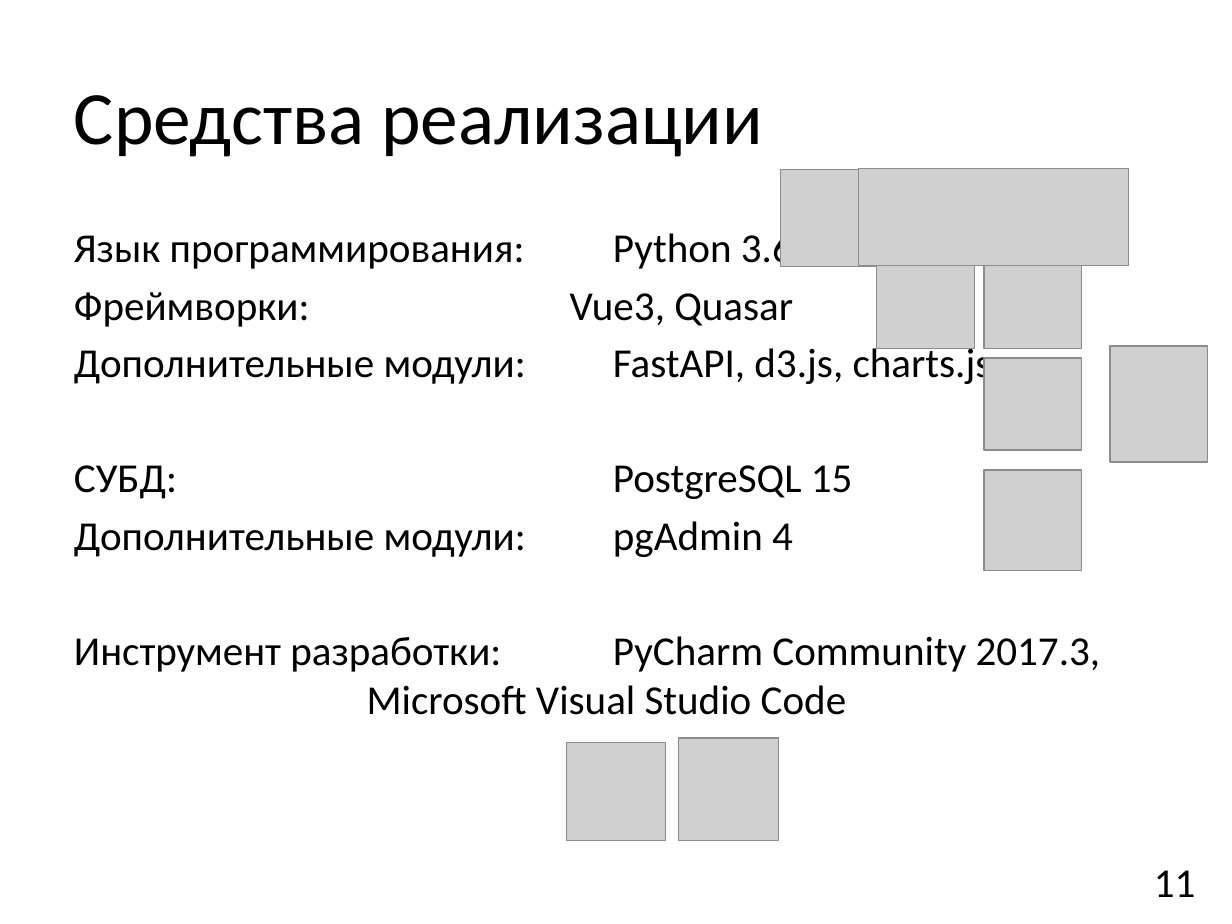
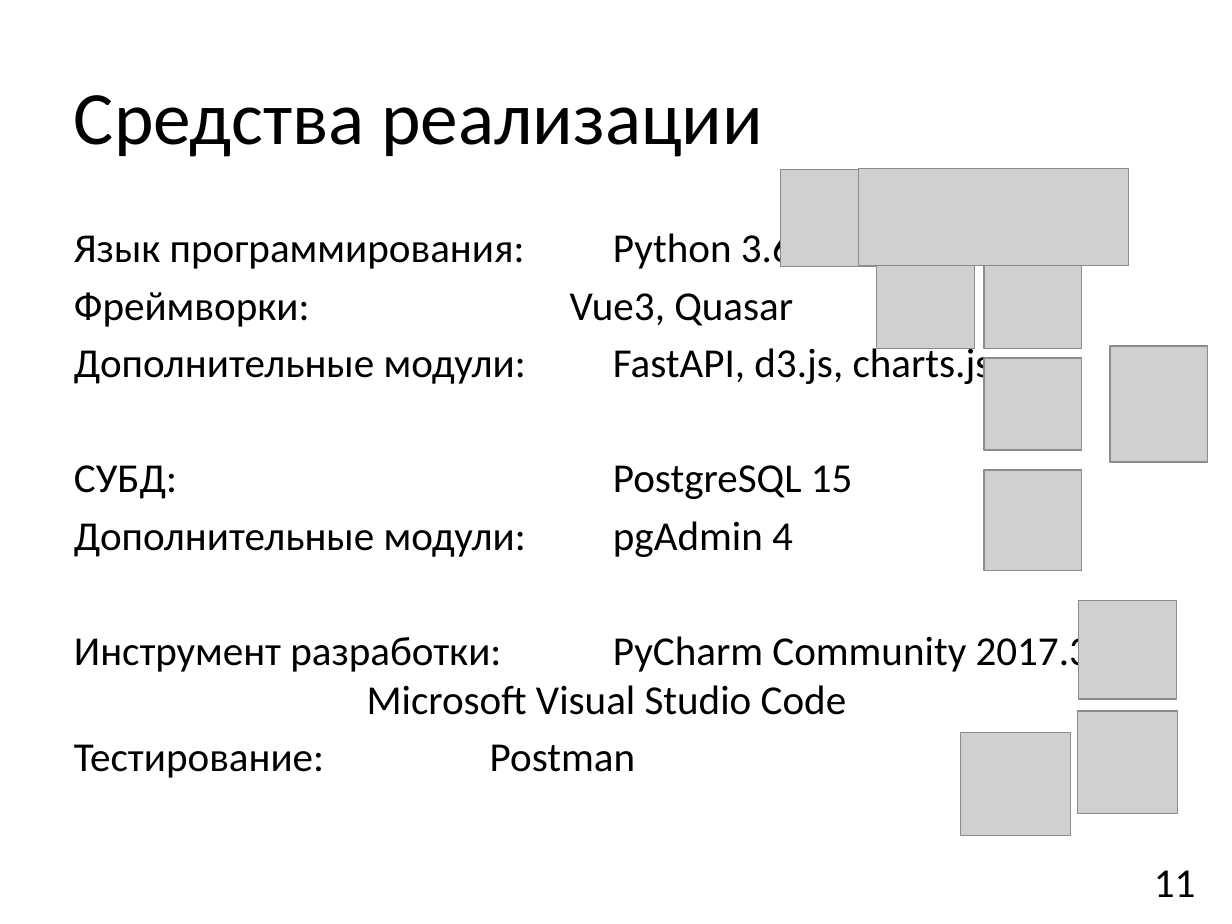
Before and after one commit to ostaaaaat/monitoring, a slide deck: slide 11 of 3 [Презентация].pptx. Drawn at 1232x924 pixels with LibreOffice and Linux fonts; fonts in the diff are those of the drawing; grey boxes stand for pictures. Boxes give left, top, right and bottom in pixels: in the first picture for what was removed or moved away, otherwise in the second. Text is boxed around its words. In the diff, an @@ line names an element or a change of style, - is before the commit and + after.

```diff
--- a/3 [Презентация].pptx
+++ b/3 [Презентация].pptx
@@ picture moved from (x1=567, y1=743, x2=665, y2=841) to (x1=1078, y1=600, x2=1177, y2=699) @@
@@ picture moved from (x1=679, y1=738, x2=779, y2=841) to (x1=1078, y1=711, x2=1178, y2=814) @@
@@ text at (x1=74, y1=744, x2=635, y2=778): paragraph added @@
+Тестирование: Postman
@@ picture added at (x1=961, y1=732, x2=1071, y2=835) @@
```
Also in this commit, not shown: 1 other slide changed, 4 other files.
